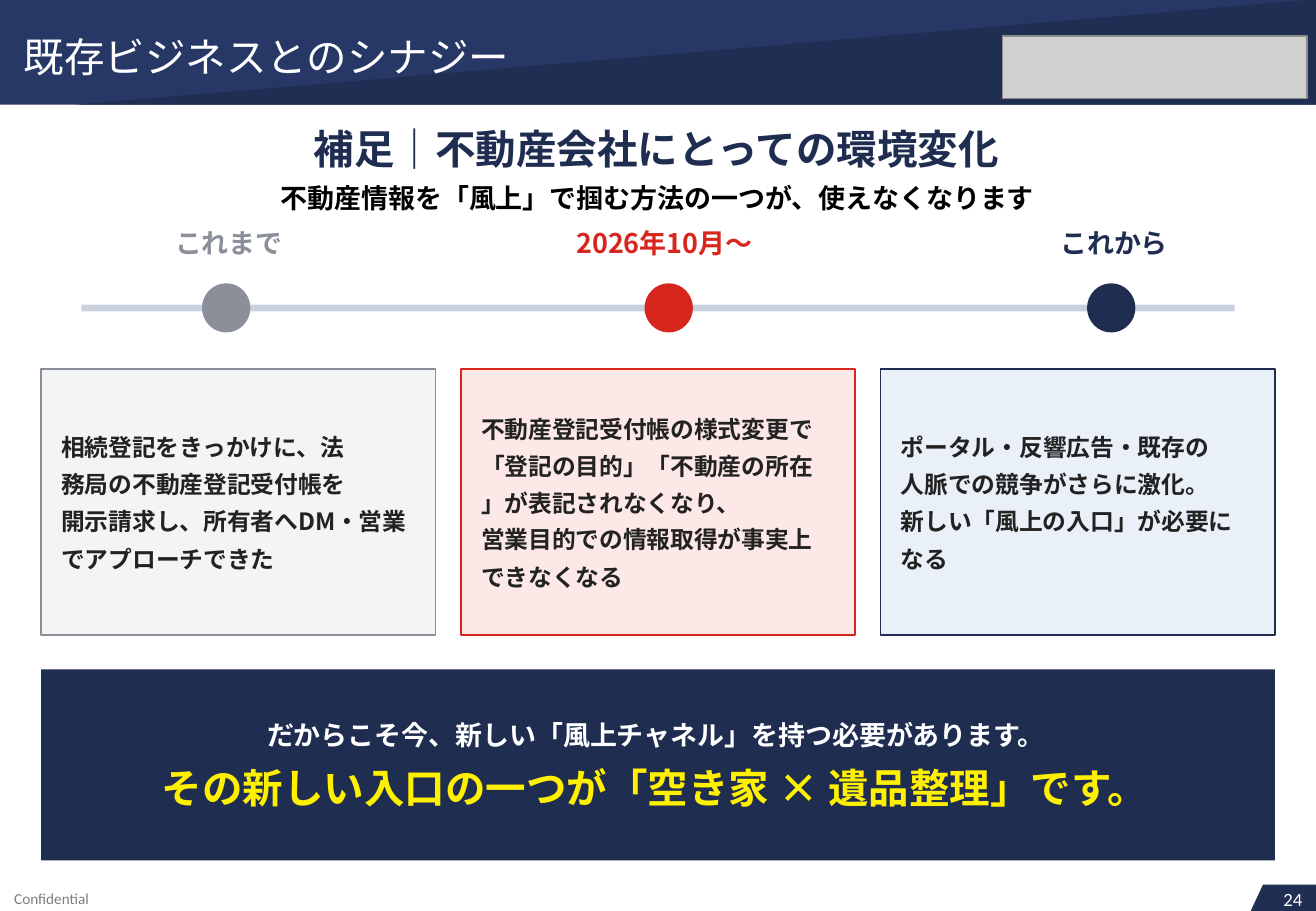
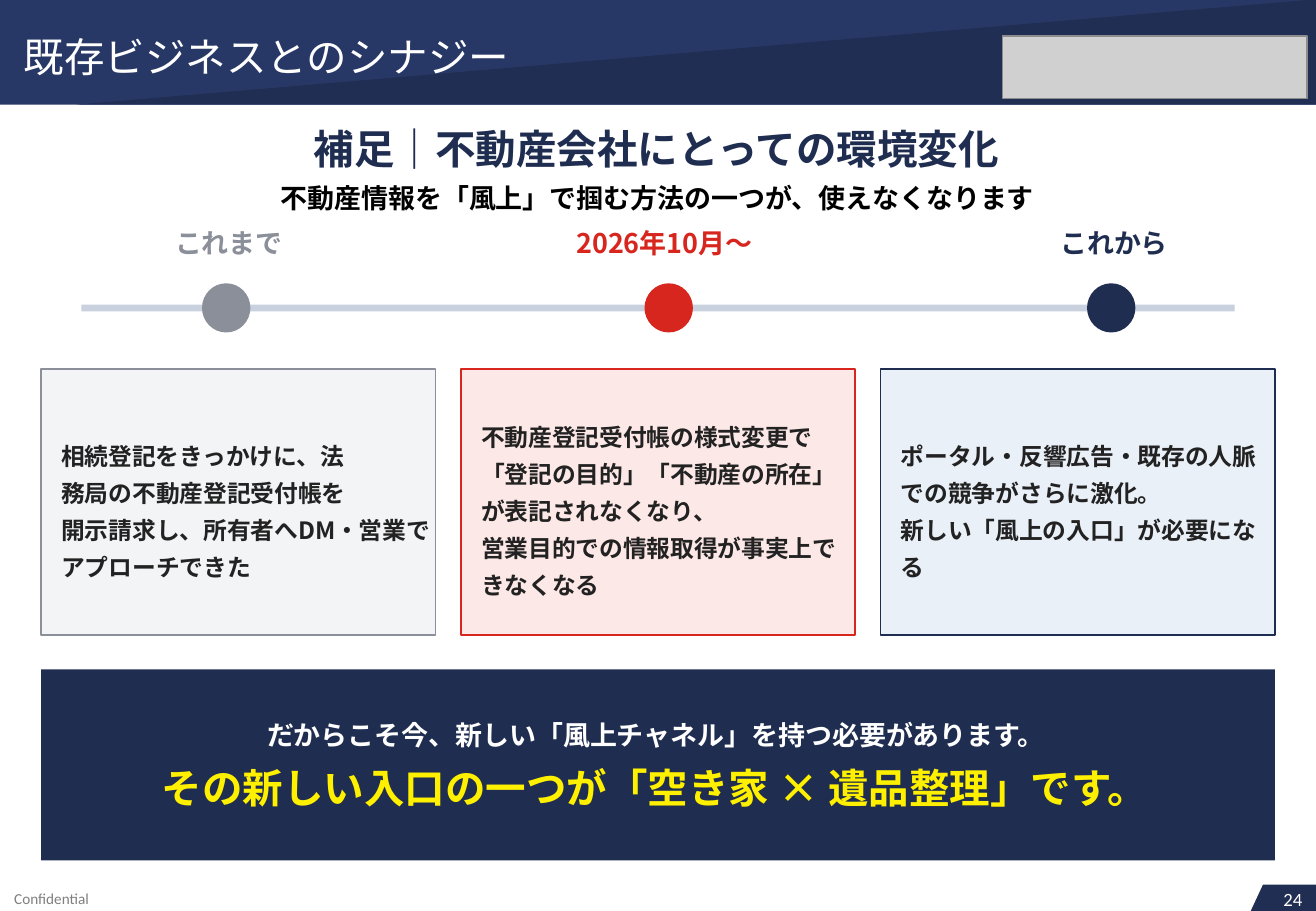
Before and after one commit to soshiro-iki-sys/-, a slide deck: slide 54 of proposals/REVIVAL_LINK様_ご提案書.pptx. Drawn at 1316x911 pixels with LibreOffice and Linux fonts; fonts in the diff are those of the drawing; grey boxes stand for pictures. Boxes give left, top, right and bottom in pixels: in the first picture for what was removed or moved away, otherwise in the second. Text is boxed around its words. In the diff, an @@ line names an element or a change of style, - is before the commit and + after.

```diff
--- a/proposals/REVIVAL_LINK様_ご提案書.pptx
+++ b/proposals/REVIVAL_LINK様_ご提案書.pptx
@@ text at box(61, 444, 344, 467): line spacing 1 to 21.9pt @@
@@ text at box(481, 425, 813, 448): line spacing 1 to 21.9pt @@
@@ text at box(901, 444, 1256, 578): text changed @@
-ポータル・反響広告・既存の
+ポータル・反響広告・既存の人脈での競争がさらに激化。
+新しい「風上の入口」が必要になる
@@ text removed at box(61, 472, 345, 495) @@
-務局の不動産登記受付帳を
@@ text at box(481, 462, 836, 596): paragraphs added @@
+「登記の目的」「不動産の所在」が表記されなくなり、
+営業目的での情報取得が事実上できなくなる
@@ text removed at box(481, 454, 813, 478) @@
-「登記の目的」「不動産の所在
@@ text removed at box(901, 472, 1209, 495) @@
-人脈での競争がさらに激化。
@@ text at box(61, 481, 430, 578): paragraphs added @@
+務局の不動産登記受付帳を
+開示請求し、所有者へDM・営業でアプローチできた
@@ text removed at box(61, 509, 406, 532) @@
-開示請求し、所有者へDM・営業
@@ text removed at box(481, 491, 741, 515) @@
-」が表記されなくなり、
@@ text removed at box(901, 509, 1233, 532) @@
-新しい「風上の入口」が必要に
@@ text removed at box(481, 527, 813, 551) @@
-営業目的での情報取得が事実上
@@ text removed at box(61, 547, 274, 570) @@
-でアプローチできた
@@ text removed at box(481, 566, 623, 588) @@
-できなくなる
@@ text removed at box(901, 548, 948, 570) @@
-なる
```
Also in this commit, not shown: 56 other slides changed, 2 other files.
